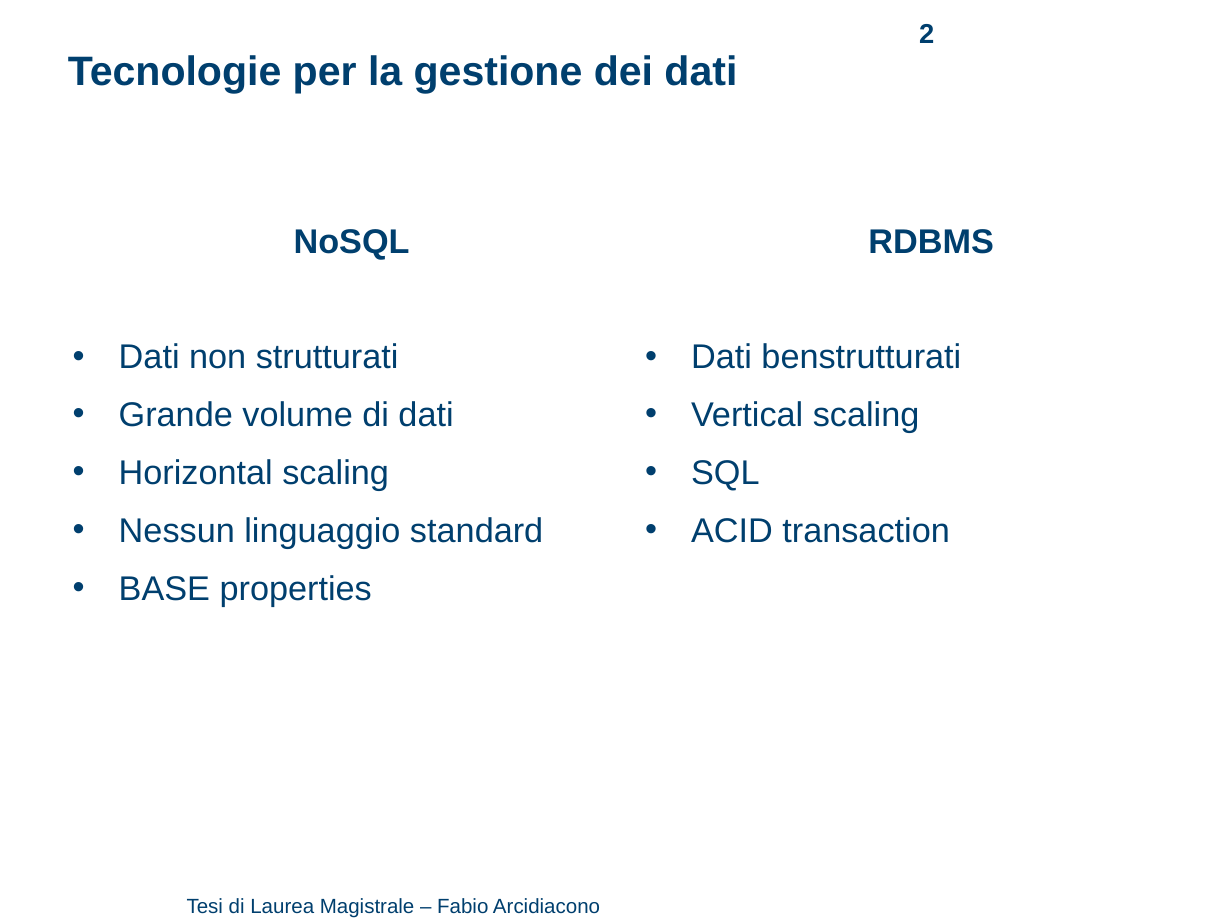
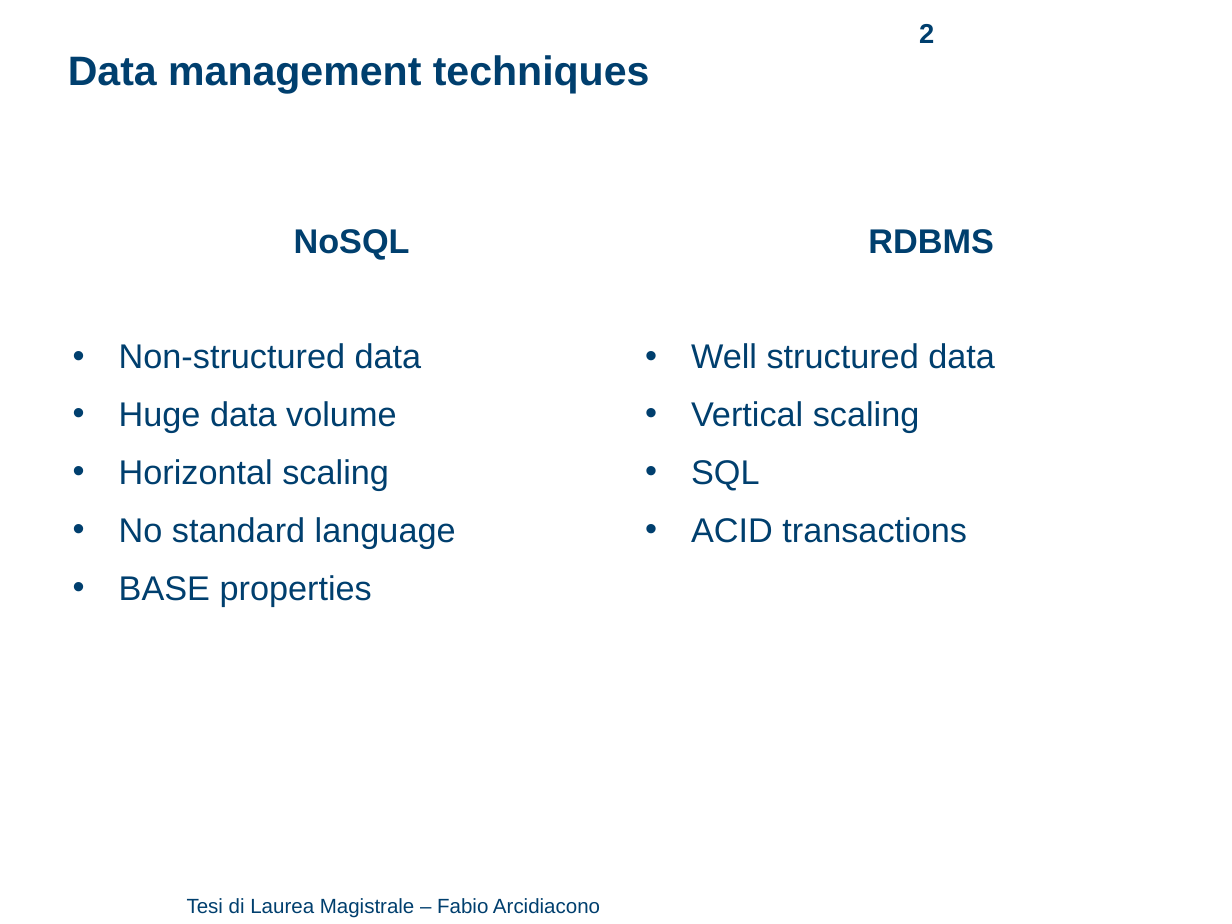
Before and after one commit to arci/thesis, a slide deck: slide 2 of presentation/ThesisPresentation.ppt. Drawn at 1232x924 pixels with LibreOffice and Linux fonts; fonts in the diff are those of the drawing; background and template pictures are left out. Boxes give left, top, right and bottom in pixels: in the first picture for what was removed or moved away, otherwise in the second. Text is boxed around its words. In the diff, an @@ line names an element or a change of style, - is before the commit and + after.

```diff
--- a/presentation/ThesisPresentation.ppt
+++ b/presentation/ThesisPresentation.ppt
@@ text at [68,55,650,94]: text changed @@
-Tecnologie per la gestione dei dati
+Data management techniques
@@ text at [119,343,422,433]: text changed @@
-• Dati non strutturati
-• Grande volume di dati
+• Non-structured data
+• Huge data volume
@@ text at [691,343,995,369]: text changed @@
-• Dati benstrutturati
+• Well structured data
@@ text at [119,517,456,548]: text changed @@
-• Nessun linguaggio standard
+• No standard language
@@ text at [691,517,967,543]: text changed @@
-• ACID transaction
+• ACID transactions
```
Also in this commit, not shown: 7 other slides changed, 1 other file.
